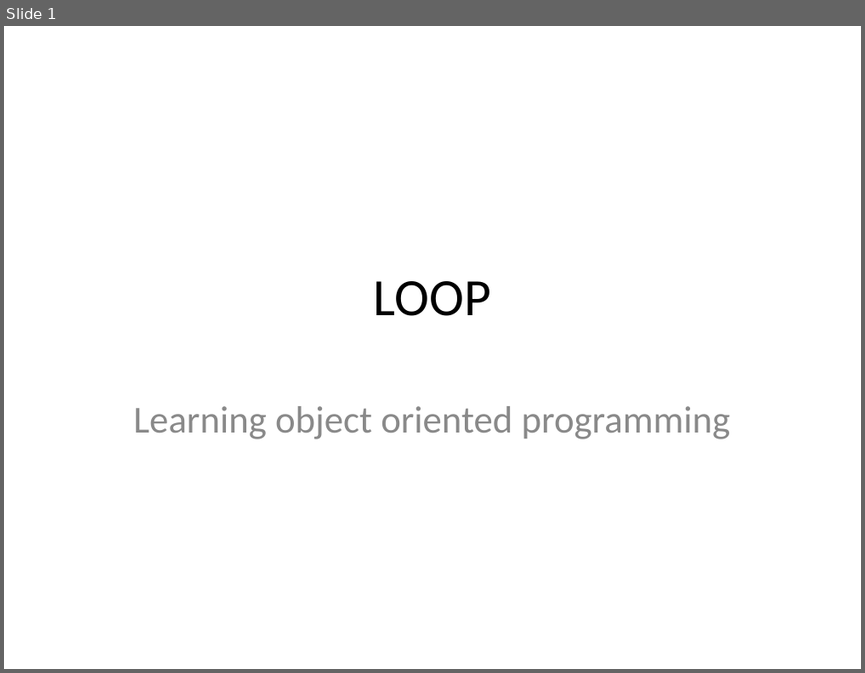
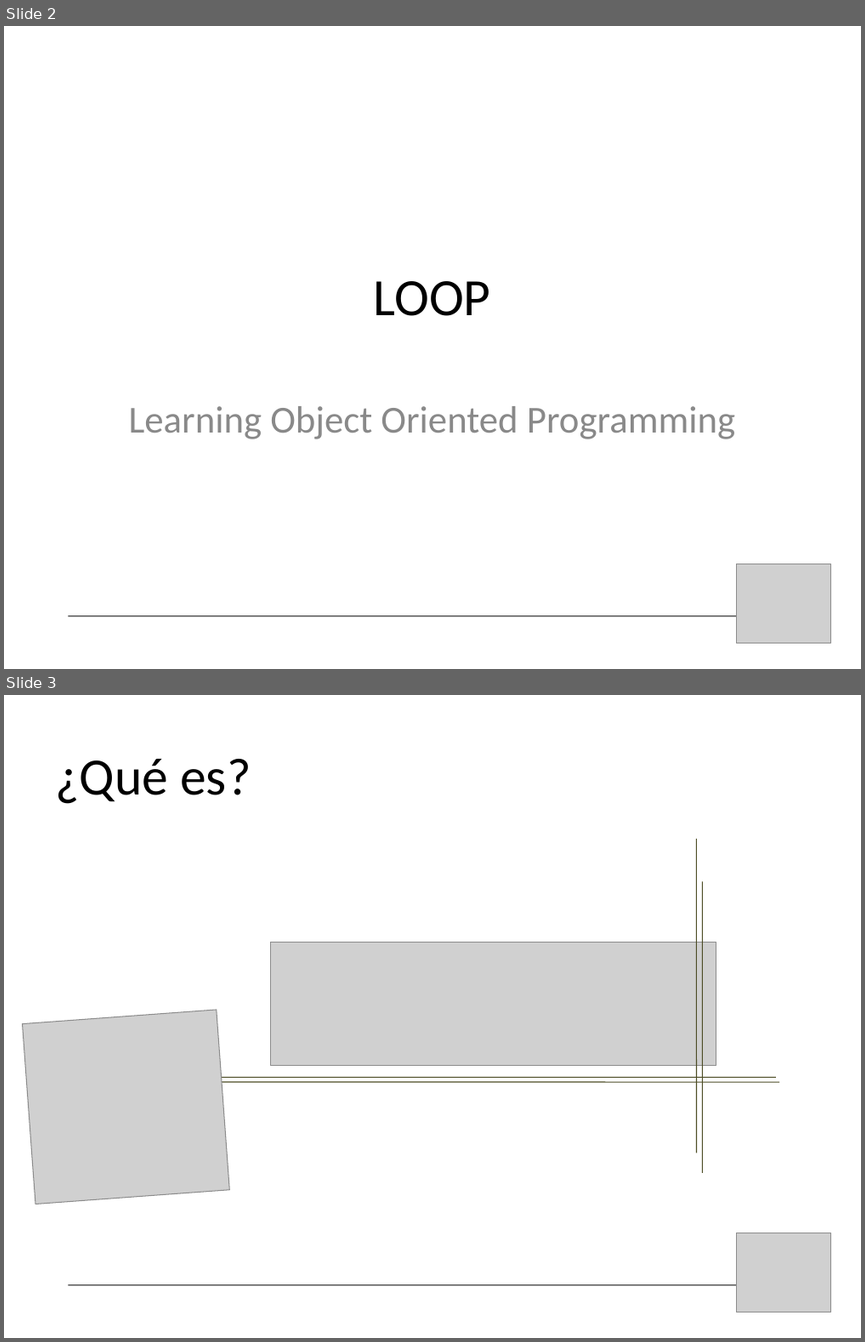
Before and after one commit to bossiernesto/objectbrowserpharo, a slide deck: docs/LOOP-demo-final.ppt. Shown one above the other, each under a label of ours: slide 1 before the commit, slides 2 and 3 after it. The pictures are 865x673 and 865x1342 pixels, drawn with LibreOffice and Linux fonts; fonts in the diff are those of the drawing; grey boxes stand for pictures. Boxes give left, top, right and bottom in pixels: in the first picture for what was removed or moved away, otherwise in the second. Text is boxed around its words. In the diff, an @@ line names an element or a change of style, - is before the commit and + after.

```diff
--- a/docs/LOOP-demo-final.ppt
+++ b/docs/LOOP-demo-final.ppt
@@ slide 3 added at bbox=[4, 695, 861, 1338], background #FFFFFF @@
@@ title added at bbox=[55, 759, 250, 804], 44 pt, text #000000 @@
+¿Qué es?
@@ line added from (696, 839) to (696, 1152), #4C4C24 0.74 pt @@
@@ line added from (703, 882) to (703, 1172), #4C4C24 0.74 pt @@
@@ picture added at bbox=[270, 941, 716, 1065] @@
@@ picture added at bbox=[23, 1009, 230, 1204] @@
@@ line added from (115, 1077) to (776, 1077), #4C4C24 0.74 pt @@
@@ line added from (216, 1082) to (779, 1082), #4C4C24 0.74 pt @@
@@ picture added at bbox=[736, 1232, 830, 1312] @@
@@ line added from (69, 1285) to (783, 1285), #000000 0.74 pt @@
@@ what was slide 1 is now slide 2 @@
@@ slide 2 changed as well @@
@@ subtitle at bbox=[129, 406, 735, 439]: text changed @@
-Learning object oriented programming
+Learning Object Oriented Programming
@@ picture added at bbox=[736, 563, 830, 643] @@
@@ line added from (69, 616) to (783, 616), #000000 0.74 pt @@
```
Also in this commit, not shown: 6 other slides changed, 10 other slides added, 1 other file.
